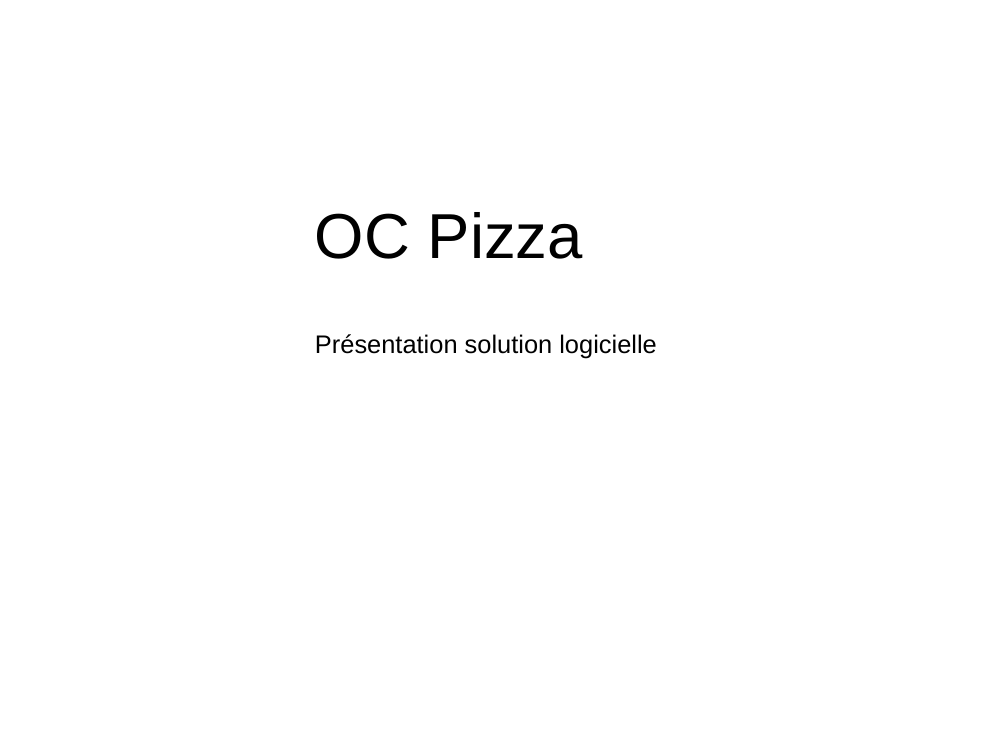
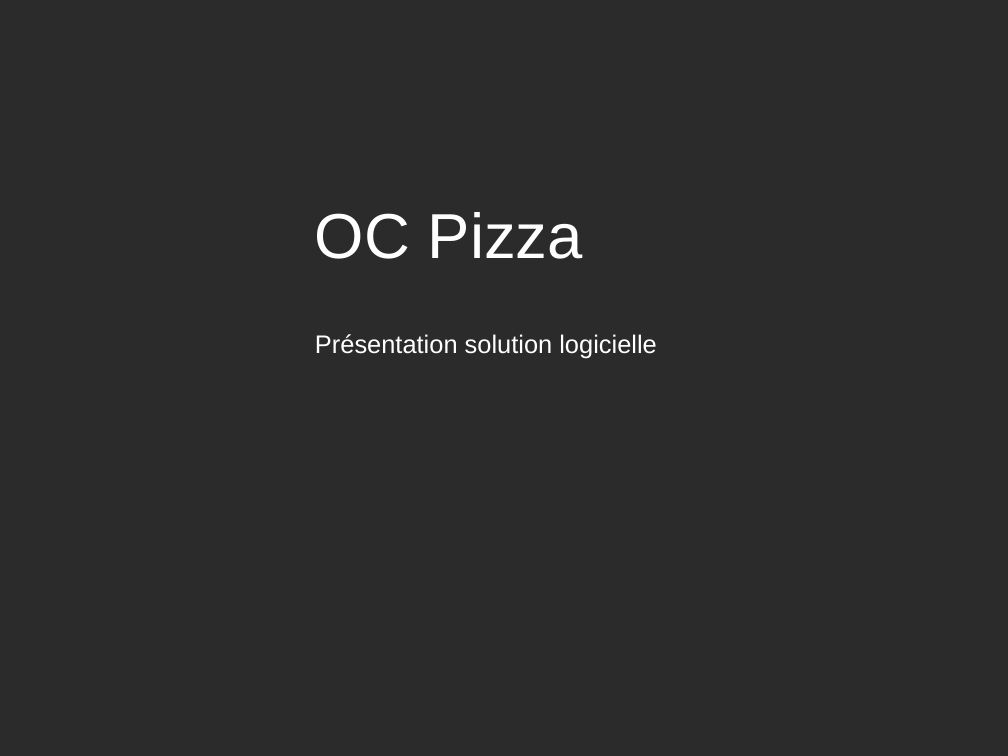
Before and after one commit to Hyperyon/p4-OCPizza, a slide deck: slide 1 of Présentation projet.odp. Drawn at 1008x756 pixels with LibreOffice and Linux fonts; fonts in the diff are those of the drawing; background and template pictures are left out; a plain dark background stands for a picture behind light text. Boxes give left, top, right and bottom in pixels: in the first picture for what was removed or moved away, otherwise in the second. Text is boxed around its words. In the diff, an @@ line names an element or a change of style, - is before the commit and + after.

```diff
--- a/Présentation projet.odp
+++ b/Présentation projet.odp
@@ background #FFFFFF to picture (left out) @@
@@ text "OC Pizza" at [315, 212, 583, 259]: text colour #000000 to #FFFFFF @@
@@ text "Présentation solution logicielle" at [315, 334, 656, 359]: text colour #000000 to #FFFFFF @@
```
Also in this commit, not shown: 5 other slides changed, 1 slide removed, 9 other files.
